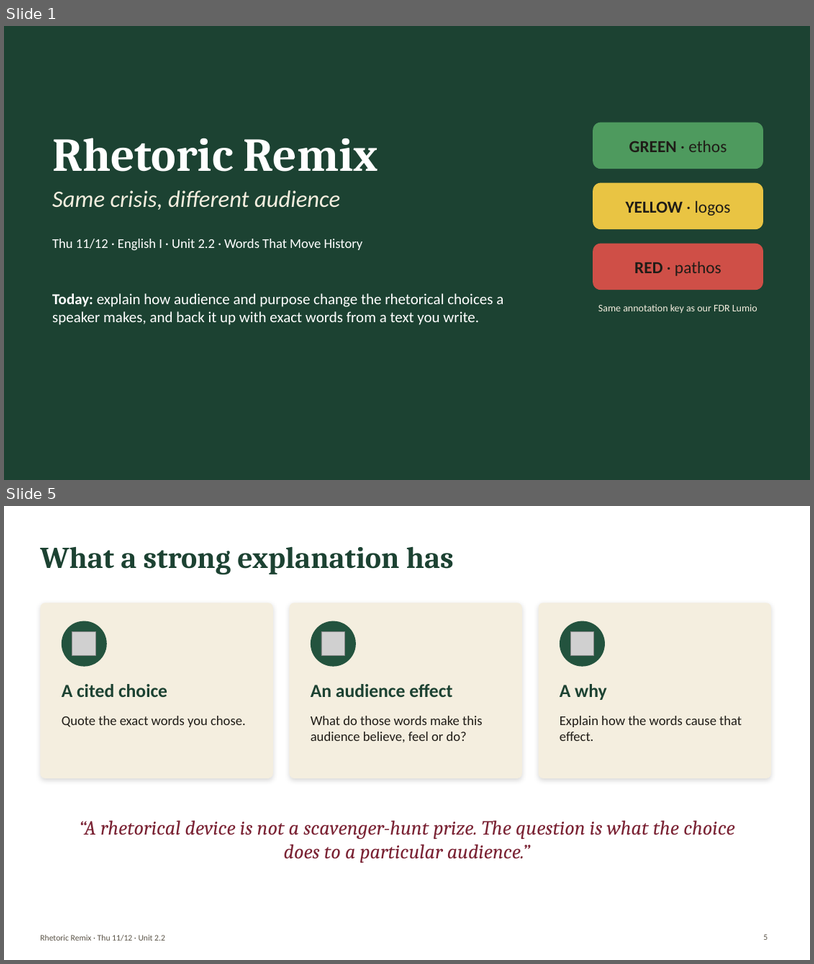
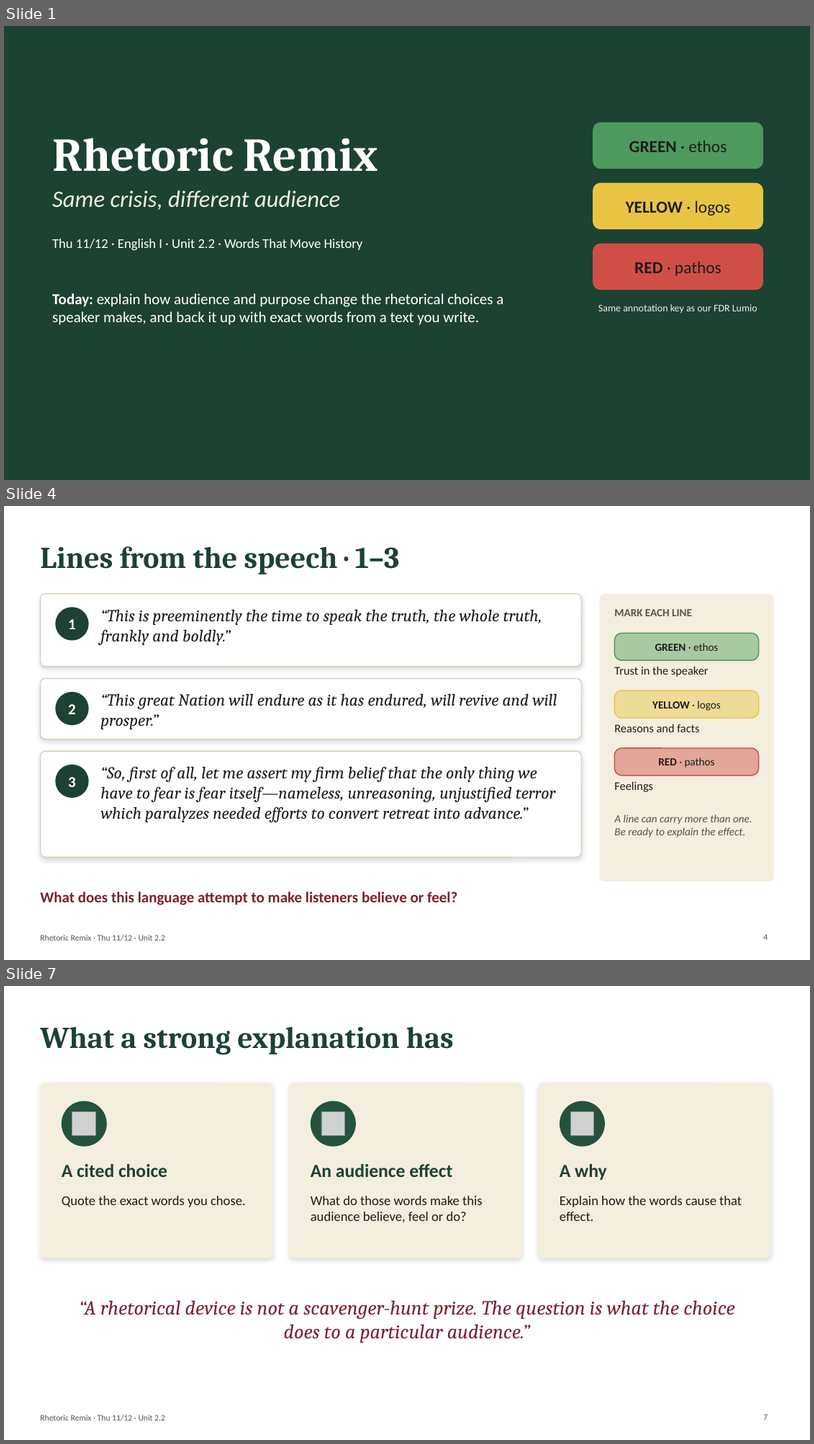
Before and after one commit to bookfairshit/Unit-2.2-Informational-Text, a slide deck: lumio/rhetoric-remix-nov-12.pptx. Shown one above the other, each under a label of ours: slides 1 and 5 before the commit, slides 1, 4 and 7 after it; the slides between them are not shown. The pictures are 814x964 and 814x1444 pixels, drawn with LibreOffice and Linux fonts; fonts in the diff are those of the drawing; grey boxes stand for pictures. Boxes give left, top, right and bottom in pixels: in the first picture for what was removed or moved away, otherwise in the second. Text is boxed around its words. In the diff, an @@ line names an element or a change of style, - is before the commit and + after.

```diff
--- a/lumio/rhetoric-remix-nov-12.pptx
+++ b/lumio/rhetoric-remix-nov-12.pptx
@@ slide 4 added at (x1=4, y1=506, x2=810, y2=960), background #FFFFFF; not listed: 1 template element that a slide beside it also shows @@
@@ title added at (x1=40, y1=546, x2=400, y2=574), 36 pt, text #1C4232, bold @@
+Lines from the speech · 1–3
@@ rounded rectangle added at (x1=40, y1=594, x2=581, y2=667), fill #FFFFFF, outline #D8CCB1 1 pt @@
@@ ellipse added at (x1=55, y1=607, x2=89, y2=641), fill #1C4232, 18 pt, text #FFFFFF, bold @@
+1
@@ text added at (x1=100, y1=609, x2=543, y2=645), 20 pt, text #1F1C17, italic @@
+“This is preeminently the time to speak the truth, the whole truth, frankly and boldly.”
@@ rounded rectangle added at (x1=600, y1=594, x2=774, y2=881), fill #F4EEDF @@
@@ text added at (x1=615, y1=609, x2=692, y2=616), 13 pt, text #5A5347, bold @@
+MARK EACH LINE
@@ rounded rectangle added at (x1=615, y1=633, x2=759, y2=660), fill #4E9A5E at 45% opacity, outline #4E9A5E 1.25 pt, 13 pt, text #1F1C17 @@
+GREEN · ethos
@@ rounded rectangle added at (x1=40, y1=678, x2=581, y2=739), fill #FFFFFF, outline #D8CCB1 1 pt @@
@@ text added at (x1=615, y1=666, x2=709, y2=677), 14 pt, text #1F1C17 @@
+Trust in the speaker
@@ ellipse added at (x1=55, y1=692, x2=89, y2=725), fill #1C4232, 18 pt, text #FFFFFF, bold @@
+2
@@ text added at (x1=100, y1=693, x2=557, y2=729), 20 pt, text #1F1C17, italic @@
+“This great Nation will endure as it has endured, will revive and will prosper.”
@@ rounded rectangle added at (x1=615, y1=690, x2=759, y2=718), fill #E9C443 at 45% opacity, outline #E9C443 1.25 pt, 13 pt, text #1F1C17, bold @@
+YELLOW · logos
@@ text added at (x1=615, y1=723, x2=700, y2=732), 14 pt, text #1F1C17 @@
+Reasons and facts
@@ rounded rectangle added at (x1=40, y1=751, x2=581, y2=857), fill #FFFFFF, outline #D8CCB1 1 pt @@
@@ ellipse added at (x1=55, y1=764, x2=89, y2=798), fill #1C4232, 18 pt, text #FFFFFF, bold @@
+3
@@ rounded rectangle added at (x1=615, y1=748, x2=759, y2=775), fill #CF4F47 at 45% opacity, outline #CF4F47 1.25 pt, 13 pt, text #1F1C17 @@
+RED · pathos
@@ text added at (x1=100, y1=766, x2=556, y2=822), 20 pt, text #1F1C17, italic @@
+“So, first of all, let me assert my firm belief that the only thing we have to fear is fear itself—nameless, unreasoning, unjustified terror which paralyzes needed efforts to convert retreat into advance.”
@@ text added at (x1=615, y1=781, x2=653, y2=792), 14 pt, text #1F1C17 @@
+Feelings
@@ text added at (x1=615, y1=814, x2=753, y2=837), 13 pt, text #5A5347, italic @@
+A line can carry more than one. Be ready to explain the effect.
@@ text added at (x1=40, y1=891, x2=458, y2=905), 18 pt, text #7A2233, bold @@
+What does this language attempt to make listeners believe or feel?
@@ page number added at (x1=764, y1=934, x2=768, y2=939), 10 pt, text #5A5347 @@
+4
@@ what was slide 5 is now slide 7 @@
@@ page number at (x1=764, y1=1414, x2=768, y2=1419): text changed @@
-5
+7
```
Also in this commit, not shown: 15 slides changed, 6 other slides added, 4 slides removed, 1 other file.
